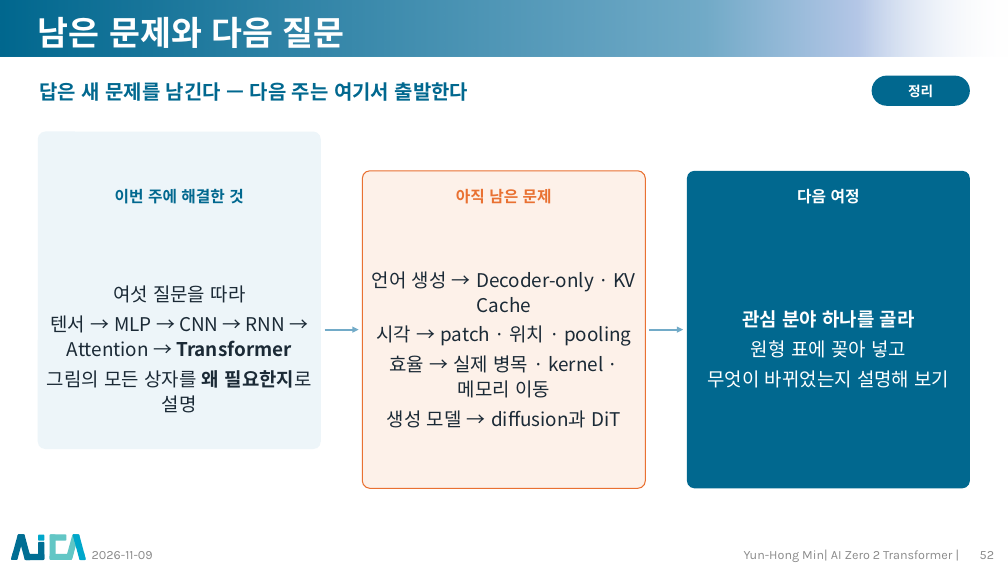
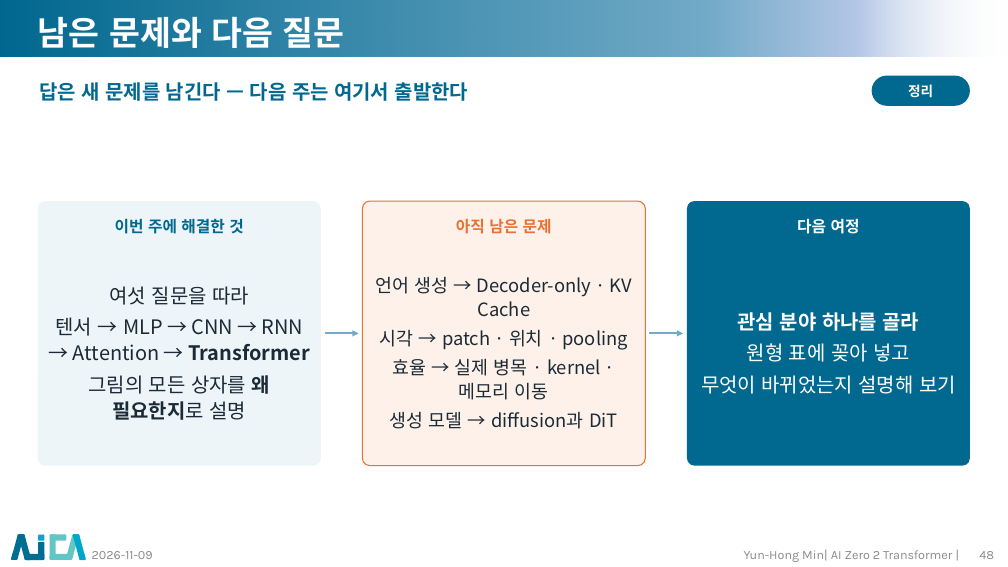
Before and after one commit to myunhh/AI-Zero-2-Transformers, a slide deck: slide 48 of lectures/week06_transformer_complete.pptx (slide 52 before the commit). Drawn at 1008x567 pixels with LibreOffice and Linux fonts; fonts in the diff are those of the drawing; background and template pictures are left out. Boxes give left, top, right and bottom in pixels: in the first picture for what was removed or moved away, otherwise in the second. Text is boxed around its words. In the diff, an @@ line names an element or a change of style, - is before the commit and + after.

```diff
--- a/lectures/week06_transformer_complete.pptx
+++ b/lectures/week06_transformer_complete.pptx
@@ proportions changed in 3 elements at (362,201,645,466), (687,201,970,466), (38,201,321,466) @@
@@ rounded rectangle: place and size @@
-rounded rectangle at (38,132,321,449)
+rounded rectangle at (38,201,321,466)
@@ rounded rectangle: place and size @@
-rounded rectangle at (362,171,645,488)
+rounded rectangle at (362,201,645,466)
@@ rounded rectangle: place and size @@
-rounded rectangle at (687,171,970,488)
+rounded rectangle at (687,201,970,466)
@@ 3 texts: place and size @@
-3 texts at (115,188,860,204)
+3 texts at (115,218,860,234)
@@ text "여섯 질문을 따라": place and size @@
-text "여섯 질문을 따라" at (47,285,312,413)
+text "여섯 질문을 따라" at (55,286,310,420)
@@ text "여섯 질문을 따라" at (55,286,310,420): size 18 to 19 pt @@
@@ text "언어 생성 → Decoder-only · ..." at (375,277,632,429): size 18 to 17.5 pt @@
@@ text "관심 분야 하나를 골라" at (701,312,956,394): size 18 to 19 pt @@
@@ arrow moved from (324, 330) - (358, 330) to (324, 333) - (358, 333) @@
@@ arrow moved from (650, 330) - (684, 330) to (650, 333) - (684, 333) @@
@@ page number at (979,551,994,559): text changed @@
-52
+48
```
Also in this commit, not shown: 35 other slides changed, 4 slides removed, 14 other files.
